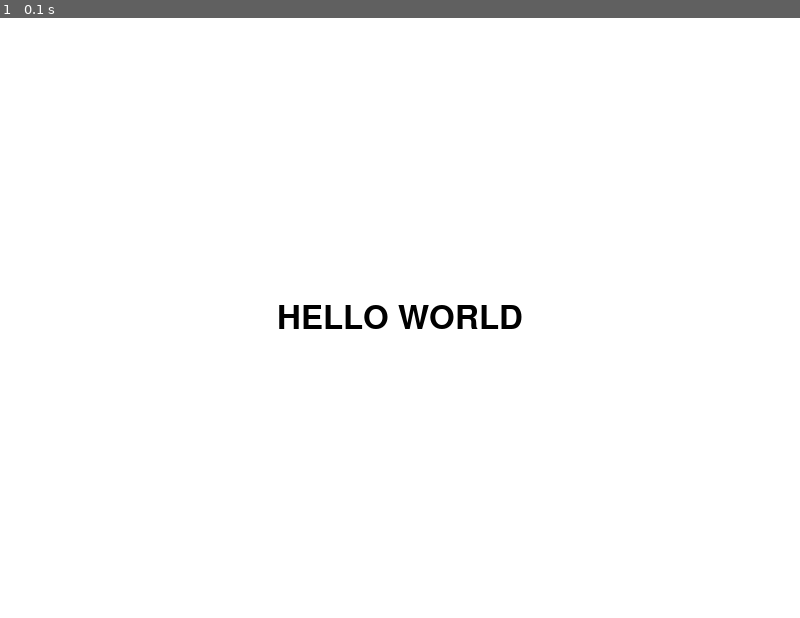
Above: before the commit, frame 1.
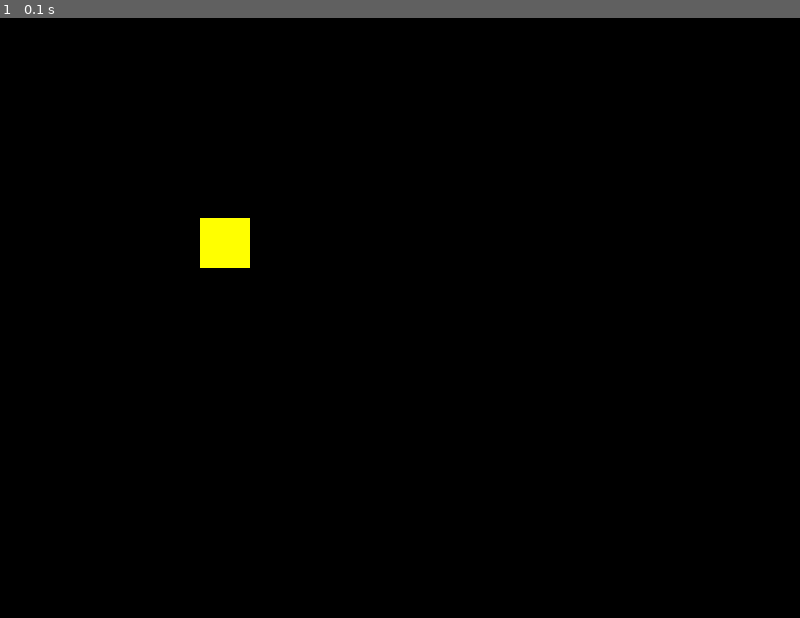
Above: after the commit, the same moment.

Repository: josprachi/pyGamePractices
Game: pygame game, started from Battle/scripts/Battle.py
Same seed, same stepped clock (60 frames per second), same inputs: the game is played once before the commit and once after it.
Inputs:
- Up to frame 1 (0.1 s): no input

The runs differ from the first frame. In frame 1, 100% of the frame differs, in the area x 0-100%, y 0-100%.

Commit message:
player added

Diff:
--- a/Battle/scripts/Battle.py
+++ b/Battle/scripts/Battle.py
@@ -1,4 +1,6 @@
 import pygame
+from Player import Player
+
 pygame.init()
 gameDisplay = pygame.display.set_mode((800,600))
 pygame.display.set_caption('Hello World')
@@ -6,13 +8,16 @@
 crashed = False
 BLACK = (0,0,0)
 WHITE = (255,255,255)
+YELLOW = (255, 255, 0)
 basicFont = pygame.font.SysFont(None, 48)
-text = basicFont.render('HELLO WORLD', True, BLACK)
-textRect = text.get_rect()
-textRect.centerx = gameDisplay.get_rect().centerx
-textRect.centery = gameDisplay.get_rect().centery
-gameDisplay.fill(WHITE)
-gameDisplay.blit(text,textRect)
+MrBlue = Player()
+MrBlue.rect.x=200
+MrBlue.rect.y=200
+
+all_sprites_list = pygame.sprite.Group()
+
+all_sprites_list.add(MrBlue)
+gameDisplay.fill(BLACK)
 
 while not crashed:
 
@@ -22,6 +27,10 @@
 
         print(event)
 
+
+    all_sprites_list.update()
+    all_sprites_list.draw(gameDisplay)
+    #pygame.display.flip()
     pygame.display.update()
     clock.tick(60)
 
--- /dev/null
+++ b/Battle/scripts/GameResources.py
@@ -0,0 +1,22 @@
+#import pygame
+
+imgRes={"mrBlueBody":"res/mrBlue.png",
+        "mrRedBody":"res/mrRed.png",
+        "dice1Dot":"res/one.png",
+        "dice2Dot":"res/two.png",
+        "dice3Dot":"res/three.png",
+        "dice4Dot":"res/four.png",
+        "dice5Dot":"res/five.png",
+        "dice6Dot":"res/six.png",
+        "eye1":"res/eye1.png",
+        "eye2":"res/eye2.png",
+        "eye3":"res/eye3.png",
+        "eye4":"res/eye4.png"
+    }
+weponType={"Dagger":2,
+        "Sward":5,
+        "Pistol":8,
+        "Rifle":15,
+        "Sniper":20,
+        "shotGun":25
+    }
--- /dev/null
+++ b/Battle/scripts/Player.py
@@ -0,0 +1,52 @@
+from GameResources import weponType as wepons
+import pygame
+
+
+class Player(pygame.sprite.Sprite):
+    WHITE = (255, 255, 255)
+    YELLOW = (255, 255, 0)
+    width = 50
+    height = 50
+    def __init__(self, points=0,spriteSet=None):
+
+        super(Player,self).__init__()
+
+        self.image = pygame.Surface([self.width, self.height])
+
+        self.image.fill(self.WHITE)
+        self.image.set_colorkey(self.WHITE)
+        pygame.draw.rect(self.image, self.YELLOW, [0, 0, self.width, self.height])
+        self.rect = self.image.get_rect()
+
+        self.wepons=wepons
+        self.points=points
+
+    def calculatePoints(self):
+        self.points=0
+        for i in self.wepons:
+            self.points+=self.wepons[i]
+        print(self,"Current Available Points=>", self.points)
+
+    def removeWepon(self, weponName):
+        self.wepons[weponName]=0#just to make sure the wepon is removed from displayd list and does not have any value
+
+    def getAvailableWepons(self):
+        avilWep=[]
+        for i in self.wepons:
+            if self.wepons[i]!=0:
+                avilWep.append(i)
+        return avilWep
+
+if __name__ == "__main__":
+    p1=Player()
+    p2=Player()
+    p1.calculatePoints()
+    p2.calculatePoints()
+    print(p2.getAvailableWepons())
+    p2.removeWepon("Dagger")
+    p2.calculatePoints()
+    print(p2.getAvailableWepons())
+    p2.removeWepon("Sward")
+    p2.calculatePoints()
+    print(p2.getAvailableWepons())
+    p2.calculatePoints()
--- /dev/null
+++ b/Battle/scripts/resources.py
@@ -0,0 +1,21 @@
+#import pygame
+imgRes = {"mrBlueBody":"res/mrBlue.png",
+        "mrRedBody":"res/mrRed.png",
+        "dice1Dot":"res/one.png",
+        "dice2Dot":"res/two.png",
+        "dice3Dot":"res/three.png",
+        "dice4Dot":"res/four.png",
+        "dice5Dot":"res/five.png",
+        "dice6Dot":"res/six.png",
+        "eye1":"res/eye1.png",
+        "eye2":"res/eye2.png",
+        "eye3":"res/eye3.png",
+        "eye4":"res/eye4.png"
+    }
+weponType = {"Dagger":2,
+        "Sward":5,
+        "Pistol":8,
+        "Rifle":15,
+        "Sniper":20,
+        "shotGun":25
+    }
Empty file added: Battle/scripts/Dice.py
Empty file added: Battle/scripts/Menu.py
Empty file added: Battle/scripts/Ui.py
Not shown, added: Battle/scripts/GameResources.pyc
Not shown, added: Battle/scripts/Player.pyc
